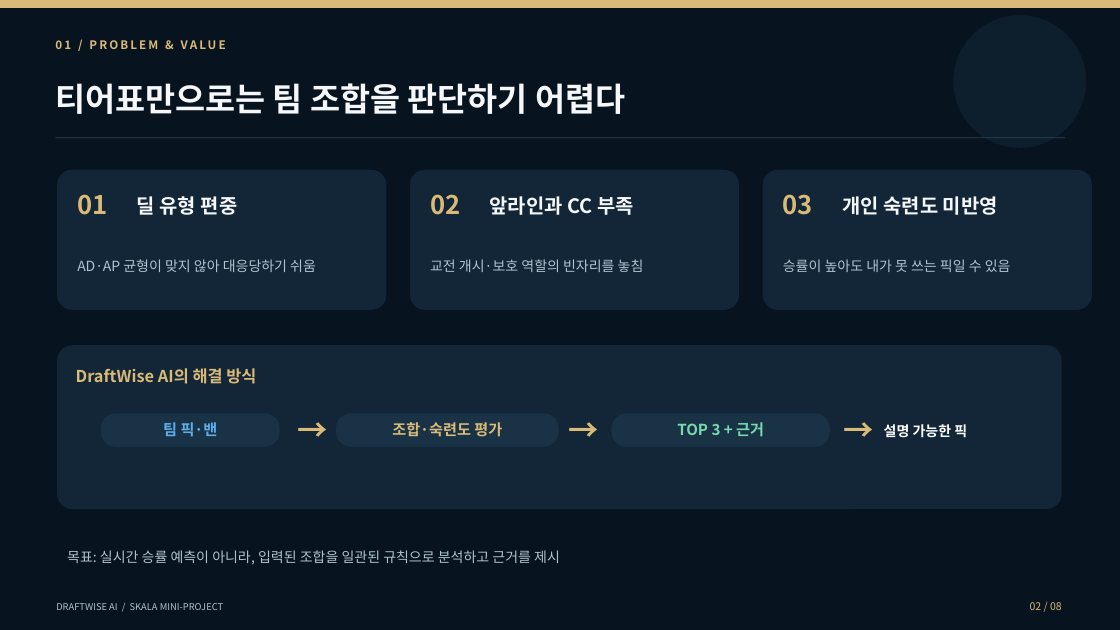
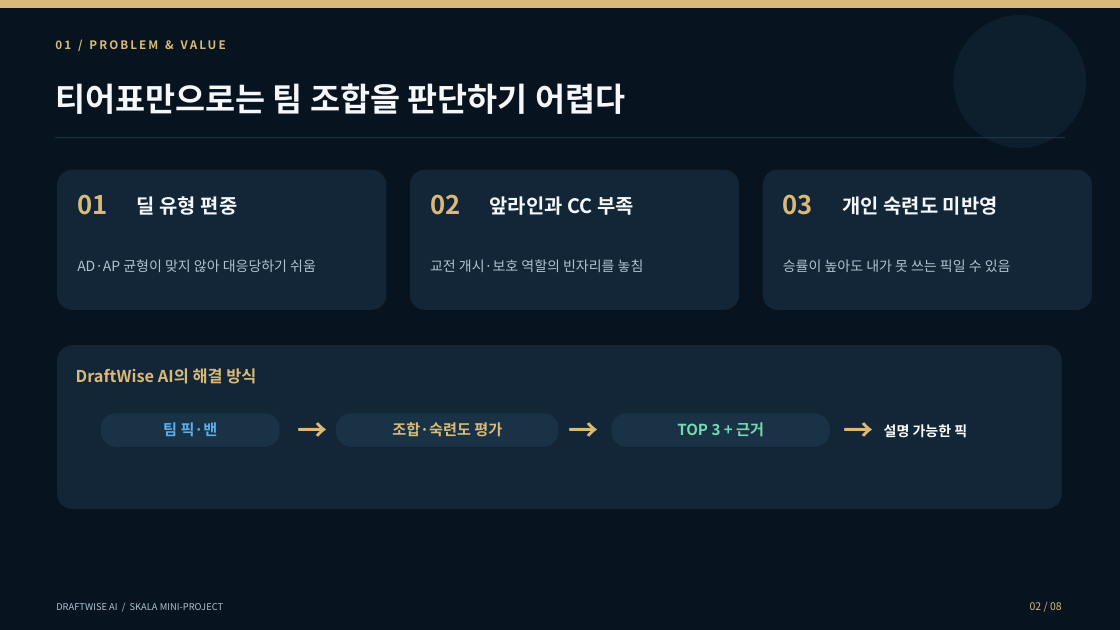
Before and after one commit to ii2001/DraftWise-AI, a slide deck: slide 2 of presentation/DraftWise_AI_5min_FINAL.pptx. Drawn at 1120x630 pixels with LibreOffice and Linux fonts; fonts in the diff are those of the drawing. Boxes give left, top, right and bottom in pixels: in the first picture for what was removed or moved away, otherwise in the second. Text is boxed around its words. In the diff, an @@ line names an element or a change of style, - is before the commit and + after.

```diff
--- a/presentation/DraftWise_AI_5min_FINAL.pptx
+++ b/presentation/DraftWise_AI_5min_FINAL.pptx
@@ text removed at bbox=[67, 550, 560, 565] @@
-목표: 실시간 승률 예측이 아니라, 입력된 조합을 일관된 규칙으로 분석하고 근거를 제시
```
Also in this commit, not shown: 5 other slides changed, 1 slide added, 1 slide removed, 11 other files.
